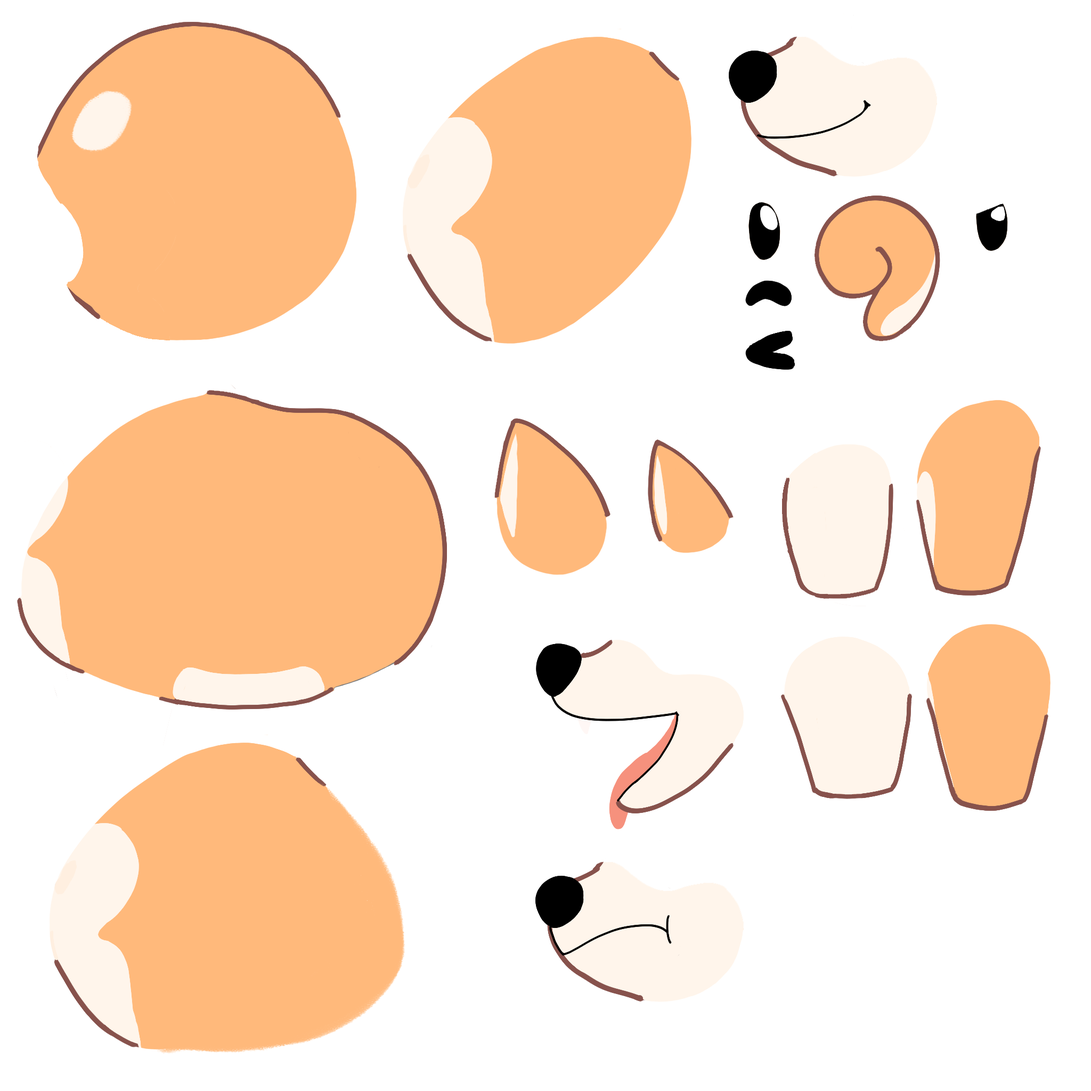
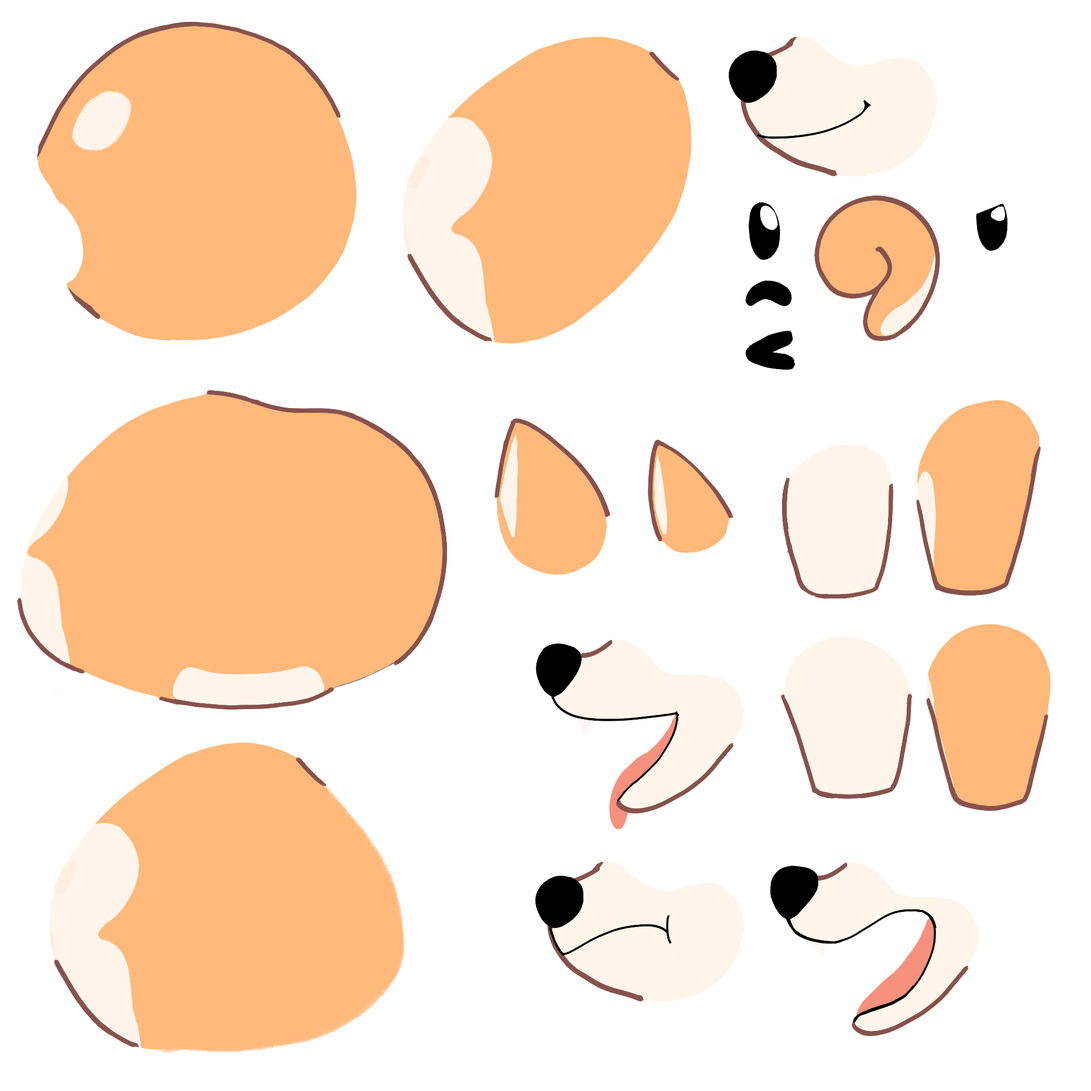
Before/after of a w=1091, h=1091 layered artwork. What changed in the layer stack:
added layer "Layer 8" in group "side" over [770, 862, 980, 1037]
